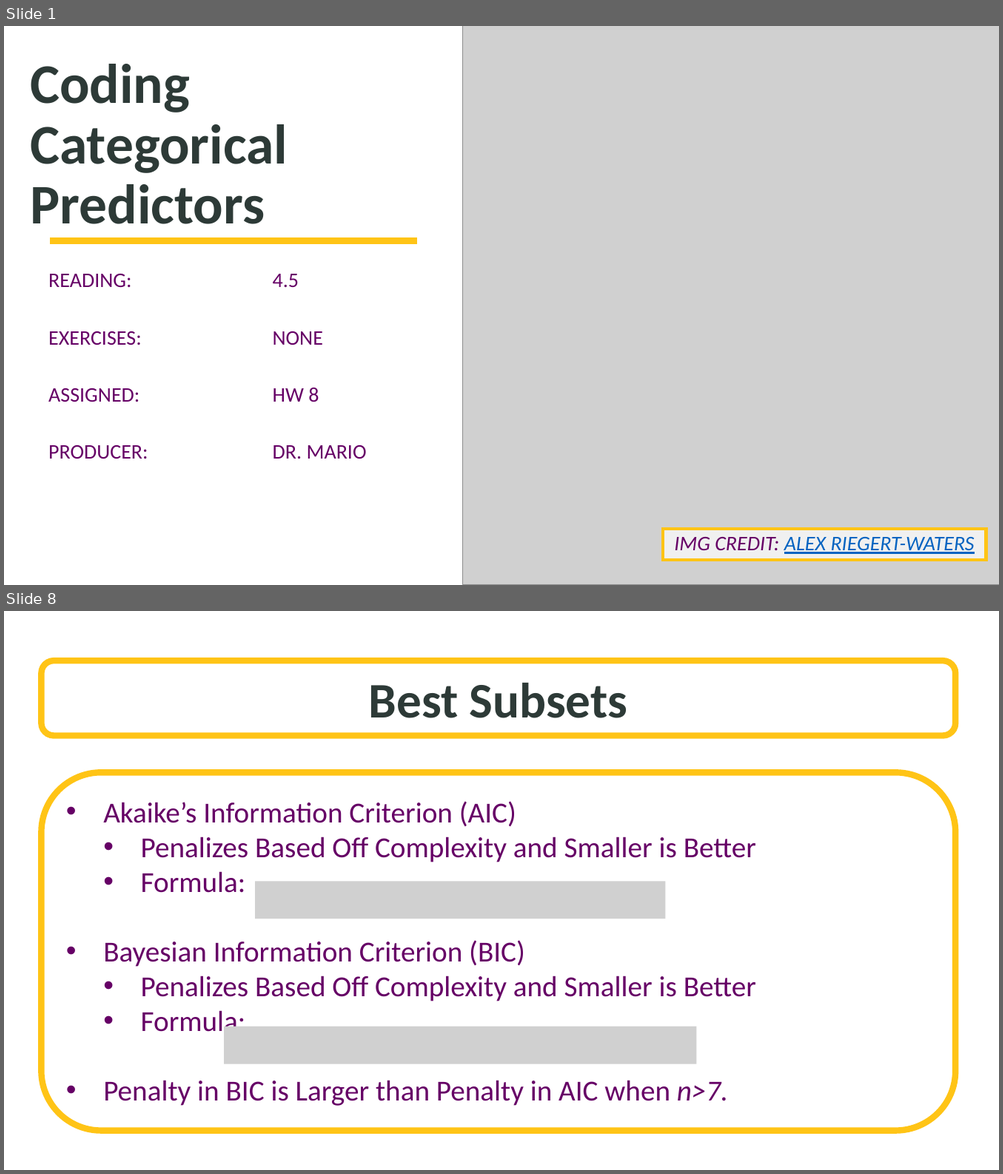
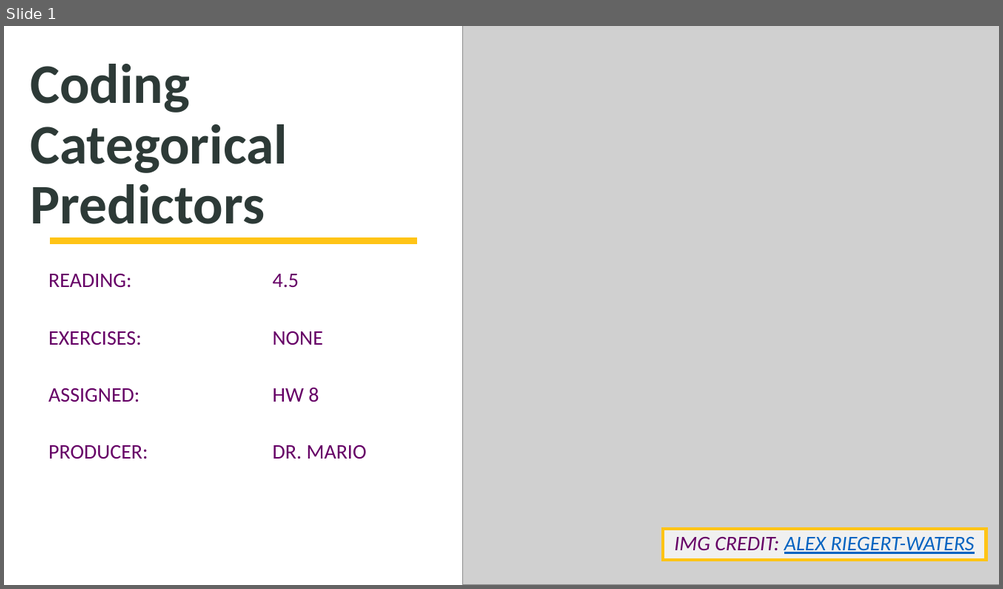
Before and after one commit to SuperMarioGiacomazzo/STOR455_WEBSITE, a slide deck: Lectures/18 - Coding Categorical Predictors.pptx. Shown one above the other, each under a label of ours: slides 1 and 8 before the commit, slide 1 after it; the slides between them are not shown. The pictures are 1003x1174 and 1003x589 pixels, drawn with LibreOffice and Linux fonts; fonts in the diff are those of the drawing; grey boxes stand for pictures; background and template pictures are left out. Boxes give left, top, right and bottom in pixels: in the first picture for what was removed or moved away, otherwise in the second. Text is boxed around its words. In the diff, an @@ line names an element or a change of style, - is before the commit and + after.

```diff
--- a/Lectures/18 - Coding Categorical Predictors.pptx
+++ b/Lectures/18 - Coding Categorical Predictors.pptx
@@ slide 8 removed at [4, 611, 999, 1170], background picture (left out) @@
@@ rounded rectangle removed at [41, 661, 956, 736] @@
-Best Subsets
@@ rounded rectangle removed at [41, 773, 956, 1131] @@
-• Akaike’s Information Criterion (AIC)
-  • Penalizes Based Off Complexity and Smaller is Better
-  • Formula:
-• Bayesian Information Criterion (BIC)
-  • Penalizes Based Off Complexity and Smaller is Better
-  • Formula:
-• Penalty in BIC is Larger than Penalty in AIC when n>7.
@@ picture removed at [255, 881, 665, 918] @@
@@ picture removed at [224, 1027, 697, 1064] @@
```
Also in this commit, not shown: 4 slides added, 13 other slides removed, 18 other files.
